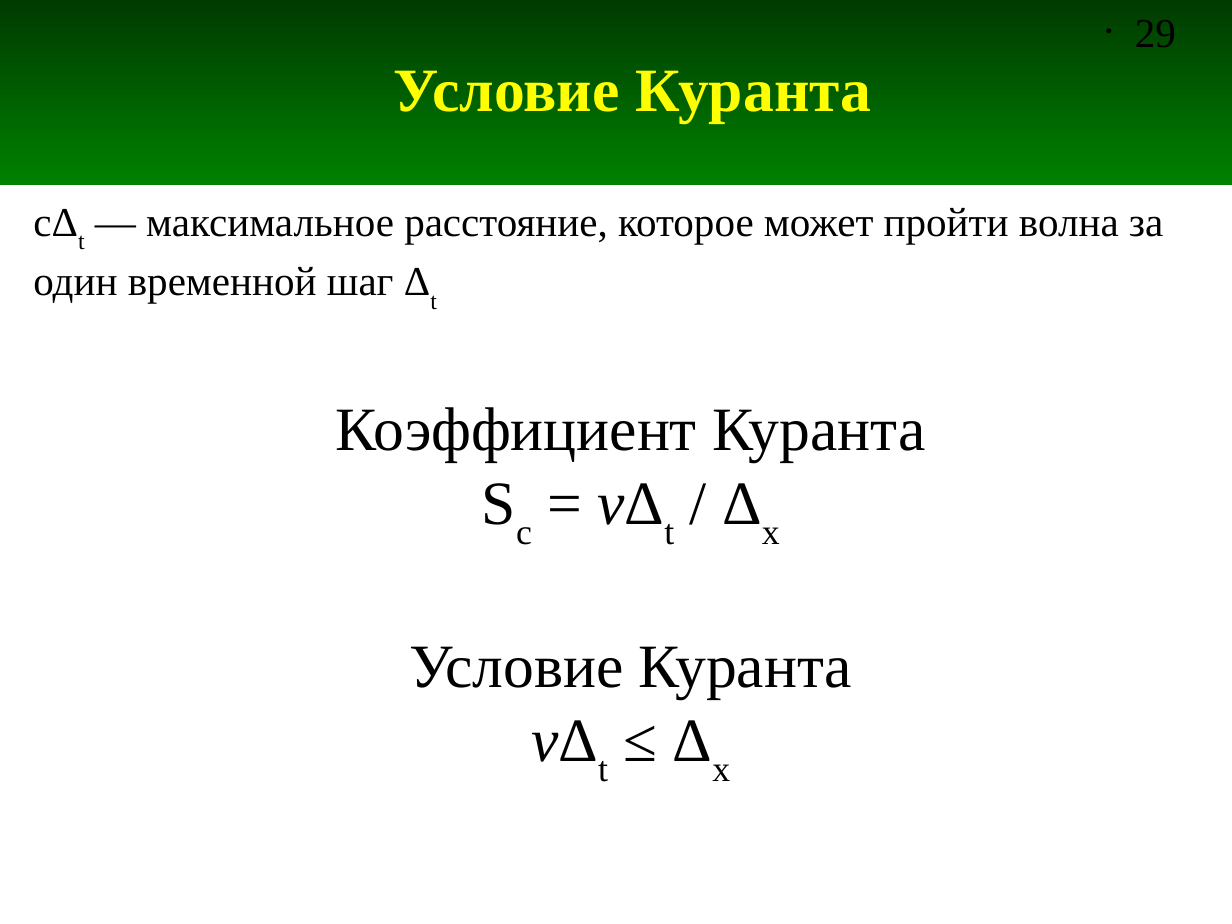
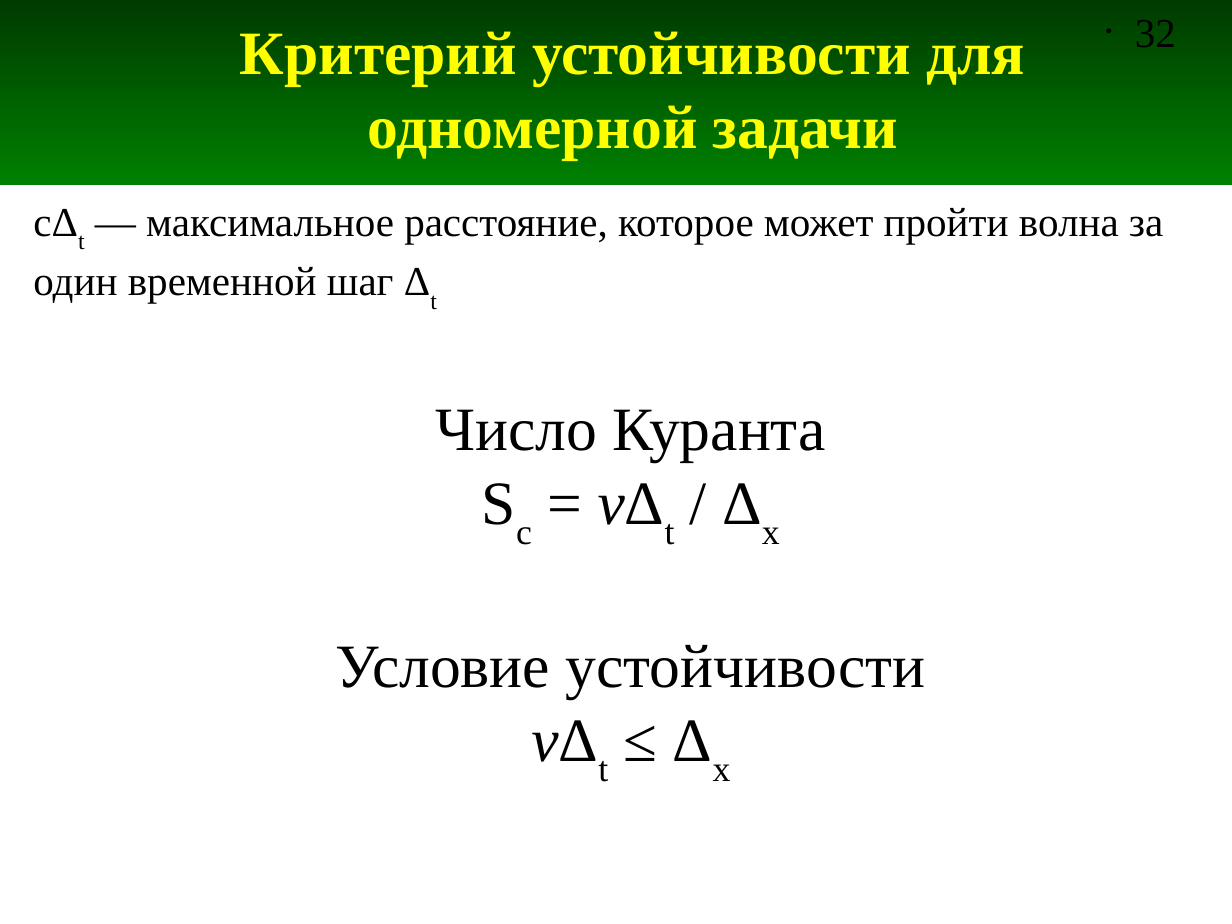
Before and after one commit to andris0147sv/modelling, a slide deck: slide 32 of FDTD.odp (slide 29 before the commit). Drawn at 1232x924 pixels with LibreOffice and Linux fonts; fonts in the diff are those of the drawing. Boxes give left, top, right and bottom in pixels: in the first picture for what was removed or moved away, otherwise in the second. Text is boxed around its words. In the diff, an @@ line names an element or a change of style, - is before the commit and + after.

Commit message:
В презентацию добавлены слайды про критерий усточивости и разностную схему

```diff
--- a/FDTD.odp
+++ b/FDTD.odp
@@ page number at [1135, 20, 1176, 47]: text changed @@
-• 29
+• 32
@@ title at [240, 31, 1025, 159]: text changed @@
-Условие Куранта
+Критерий устойчивости для одномерной задачи
@@ text at [436, 409, 826, 461]: text changed @@
-Коэффициент Куранта
+Число Куранта
@@ text at [336, 645, 926, 698]: text changed @@
-Условие Куранта
+Условие устойчивости
```
Also in this commit, not shown: 6 other slides changed, 3 slides added.
